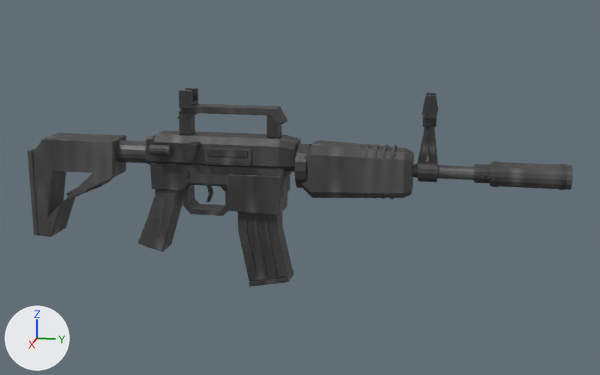
What one commit did to the glTF model tools/cs16/refined/m4a1.glb.
Rendered twice from a camera (50 mm lens) standing at (2.163, 0.789, 0.565) and looking at (0.0, 0.357, 0.024). The lights are fixed; the arrows at lower left show +X, +Y and +Z. The picture after the commit comes second. Vertices at exactly the same position are counted once.

The first picture shows 'm4a1_Body', 'm4a1_Magazine', 'm4a1_Suppressor' and 2 more.
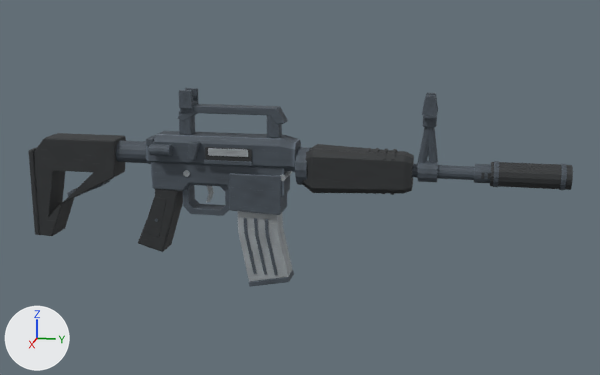
What changed in the scene script:
```text
Change me_contoured_pistol_grip_070:
    remove me_contoured_pistol_grip_070.from_pydata(...)  # 2752 vertices, 5308 faces; spans x -0.061..0.08, y -0.419..0.867, z -0.175..0.288
    add me_contoured_pistol_grip_070.from_pydata(...)  # 2752 vertices, 5308 faces; spans x -0.052..0.08, y -0.419..0.867, z -0.175..0.288
    me_contoured_pistol_grip_070 part 1: the loose piece of 32 vertices spanning x -0.06..0.06, y 0.368..0.66, z 0.007..0.151 is scaled about its middle by (0.86, 1, 0.84), then moved by (0.0, 0.0, 0.001)
    me_contoured_pistol_grip_070 part 2: the loose piece of 16 vertices spanning x -0.052..0.052, y 0.514..0.522, z 0.012..0.146 is scaled about its middle by (0.86, 1, 0.84), then moved by (0.0, 0.0, 0.001)
    me_contoured_pistol_grip_070 part 3: the loose piece of 16 vertices spanning x -0.051..0.051, y 0.537..0.545, z 0.012..0.146 is scaled about its middle by (0.86, 1, 0.84), then moved by (0.0, 0.0, 0.001)
    me_contoured_pistol_grip_070 part 4: the loose piece of 16 vertices spanning x -0.049..0.049, y 0.56..0.568, z 0.012..0.146 is scaled about its middle by (0.86, 1, 0.84), then moved by (0.0, 0.0, 0.001)
    me_contoured_pistol_grip_070 part 5: the loose piece of 16 vertices spanning x -0.047..0.047, y 0.583..0.591, z 0.012..0.146 is scaled about its middle by (0.86, 1, 0.84), then moved by (0.0, 0.0, 0.001)
    me_contoured_pistol_grip_070 part 6: the loose piece of 16 vertices spanning x -0.046..0.046, y 0.606..0.614, z 0.012..0.146 is scaled about its middle by (0.86, 1, 0.84), then moved by (0.0, 0.0, 0.001)
    me_contoured_pistol_grip_070 part 7: the loose piece of 34 vertices spanning x -0.061..0.061, y 0.354..0.384, z 0.024..0.146 is scaled about its middle by (0.86, 1, 0.84)
    me_contoured_pistol_grip_070 part 8: all 1540 faces that had it switch from mat_cs16_stippled_polymer_018 (picture img_afps_metal_donor) to mat_cs16_stippled_polymer_002 (picture img_cs16_finish_painted)
    me_contoured_pistol_grip_070 part 9: all 3524 faces that had it switch from mat_cs16_parkerized_steel_018 (picture img_afps_metal_donor) to mat_cs16_parkerized_steel_002 (picture img_cs16_finish_painted)
    me_contoured_pistol_grip_070 part 10: all 244 faces that had it switch from mat_cs16_machined_steel_018 (picture img_afps_metal_donor) to mat_cs16_machined_steel_002 (picture img_cs16_finish_painted)
    me_contoured_pistol_grip_070 part 11: texture (UV) coordinates of 5308 of 5308 faces, centred in x -0.06..0.079, y -0.419..0.867, z -0.174..0.288, changed; they spanned u 0.74..0.81, v 0.08..0.11 and now span u 0.01..0.49, v 0.03..0.97
    other edits to the shape of me_contoured_pistol_grip_070 do not show in these pictures
Change me_stanag_30_round_magazine_012:
    where me_stanag_30_round_magazine_012.from_pydata(...)  # 196 vertices, 360 faces; spans x -0.034..0.034, y 0.186..0.333, z -0.26..0.016
    remove me_stanag_30_round_magazine_012.materials.append(mat_cs16_machined_steel_018)  # picture img_afps_metal_donor
    remove me_stanag_30_round_magazine_012.materials.append(mat_cs16_parkerized_steel_018)  # picture img_afps_metal_donor
    me_stanag_30_round_magazine_012 part 12: texture (UV) coordinates of 360 of 360 faces, centred in x -0.034..0.034, y 0.186..0.333, z -0.26..0.016, changed; they spanned u 0.74..0.76, v 0.08..0.1 and now span u 0.01..0.24, v 0.03..0.97
    add me_stanag_30_round_magazine_012.materials.append(mat_cs16_machined_steel_002)  # picture img_cs16_finish_painted
    add me_stanag_30_round_magazine_012.materials.append(mat_cs16_parkerized_steel_002)  # picture img_cs16_finish_painted
Change me_suppressor_shell_027:
    where me_suppressor_shell_027.from_pydata(...)  # 192 vertices, 384 faces; spans x -0.034..0.034, y 0.861..1.061, z 0.051..0.119
    remove me_suppressor_shell_027.materials.append(mat_cs16_stippled_polymer_018)  # picture img_afps_metal_donor
    remove me_suppressor_shell_027.materials.append(mat_cs16_parkerized_steel_018)  # picture img_afps_metal_donor
    me_suppressor_shell_027 part 13: texture (UV) coordinates of 384 of 384 faces, centred in x -0.033..0.033, y 0.861..1.061, z 0.052..0.118, changed; they spanned u 0.74..0.77, v 0.08..0.09 and now span u 0.01..0.49, v 0.03..0.47
    add me_suppressor_shell_027.materials.append(mat_cs16_stippled_polymer_002)  # picture img_cs16_finish_painted
    add me_suppressor_shell_027.materials.append(mat_cs16_parkerized_steel_002)  # picture img_cs16_finish_painted
```

Pixel boxes [x1, y1, x2, y2] of what changed, in the pictures (600 x 375 px; the box of a moved part takes in the faces that stretch with it):
'm4a1_Body', recoloured, reshaped, surface changed
    before: [27, 88, 491, 252]
    after: [28, 88, 491, 252]
'm4a1_Magazine', recoloured, surface changed (black to grey)
    both: [238, 212, 294, 287]
'm4a1_Suppressor', recoloured, surface changed
    both: [490, 161, 573, 190]
part 1 of me_contoured_pistol_grip_070, moved or reshaped
    before: [302, 140, 414, 198]
    after: [302, 144, 414, 194]
part 2 of me_contoured_pistol_grip_070, moved or reshaped
    before: [356, 144, 362, 157]
    after: [356, 147, 362, 159]
part 3 of me_contoured_pistol_grip_070, moved or reshaped
    before: [364, 144, 371, 198]
    after: [365, 148, 371, 194]
part 4 of me_contoured_pistol_grip_070, moved or reshaped
    before: [372, 144, 380, 199]
    after: [373, 148, 379, 194]
part 5 of me_contoured_pistol_grip_070, moved or reshaped
    before: [381, 145, 388, 199]
    after: [382, 149, 388, 194]
part 6 of me_contoured_pistol_grip_070, moved or reshaped
    before: [390, 145, 397, 199]
    after: [390, 149, 397, 195]
part 7 of me_contoured_pistol_grip_070, moved or reshaped
    before: [294, 144, 312, 188]
    after: [295, 147, 311, 185]
part 8 of me_contoured_pistol_grip_070, recoloured
    both: [28, 133, 491, 252]
part 9 of me_contoured_pistol_grip_070, recoloured
    both: [67, 88, 491, 222]
part 10 of me_contoured_pistol_grip_070, recoloured
    both: [183, 171, 292, 203]
part 11 of me_contoured_pistol_grip_070, surface changed
    both: [28, 88, 491, 252]
